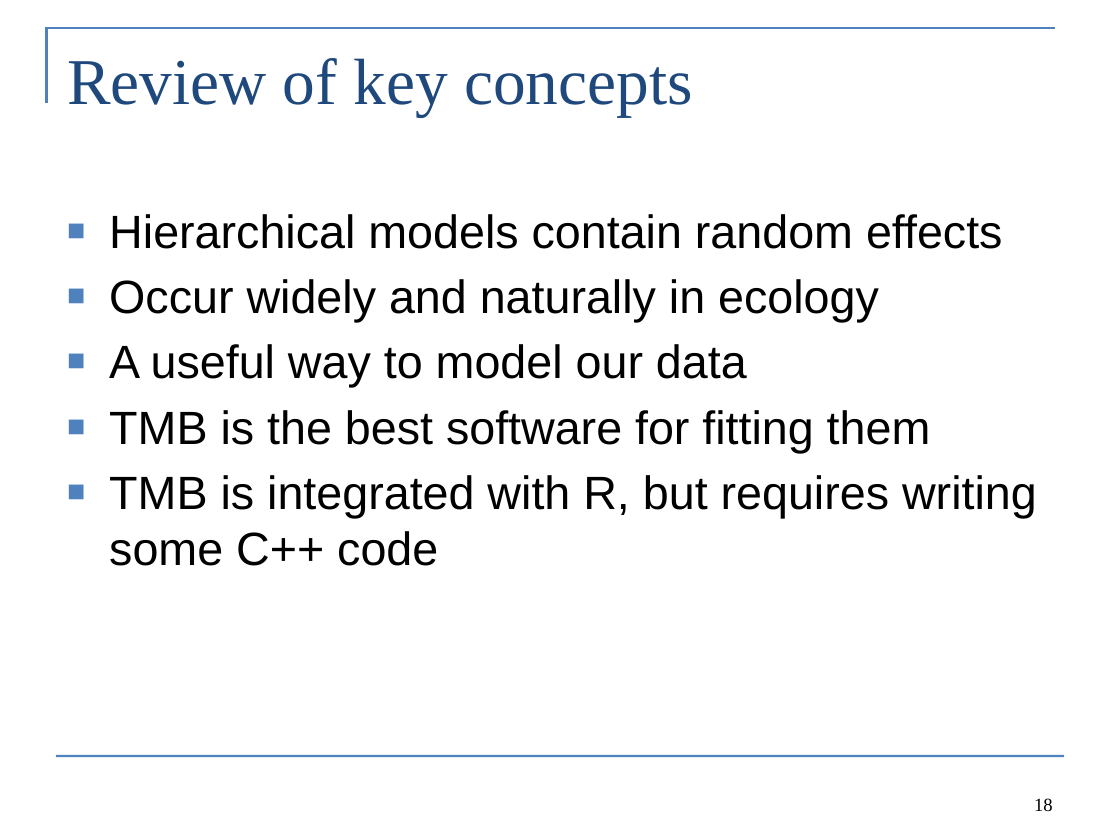
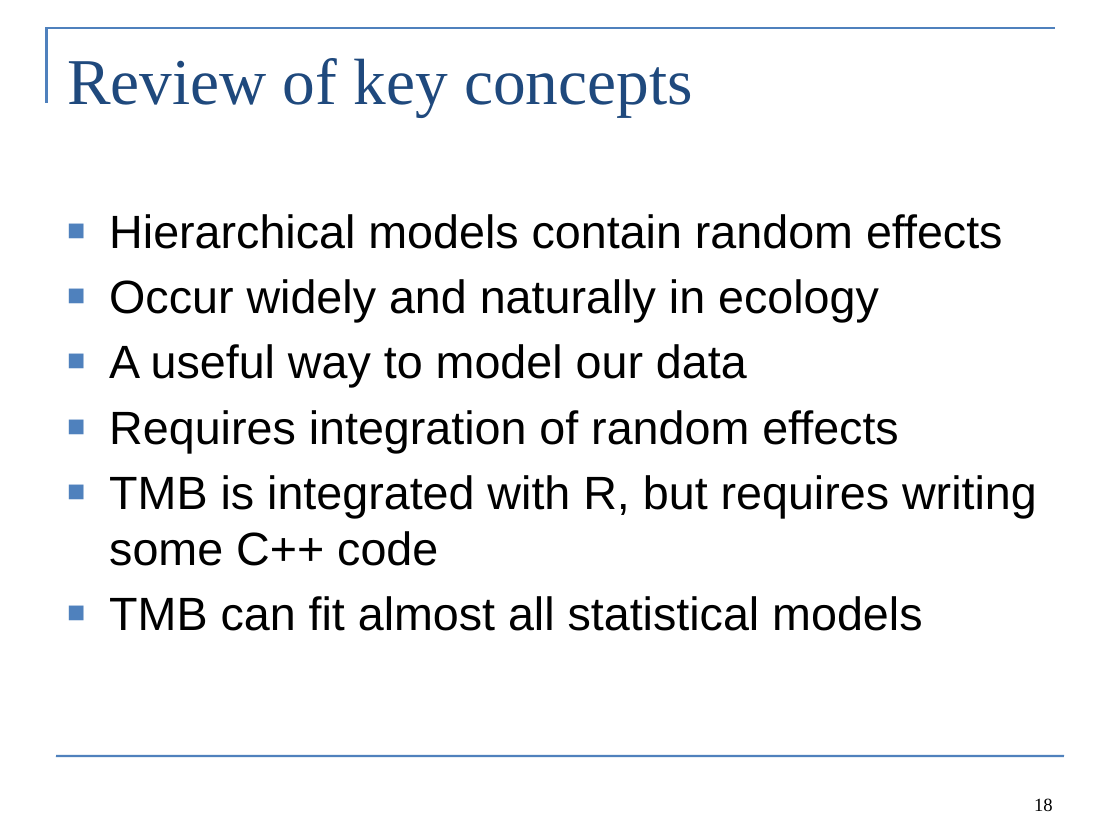
Before and after one commit to colemonnahan/tmb_workshop, a slide deck: slide 18 of day1/lecture1_intro.pptx. Drawn at 1120x840 pixels with LibreOffice and Linux fonts; fonts in the diff are those of the drawing. Boxes give left, top, right and bottom in pixels: in the first picture for what was removed or moved away, otherwise in the second. Text is boxed around its words. In the diff, an @@ line names an element or a change of style, - is before the commit and + after.

```diff
--- a/day1/lecture1_intro.pptx
+++ b/day1/lecture1_intro.pptx
@@ text at [109, 410, 899, 453]: text changed @@
-■ TMB is the best software for fitting them
+■ Requires integration of random effects
@@ text at [109, 596, 922, 631]: paragraph added @@
+■ TMB can fit almost all statistical models
```
Also in this commit, not shown: 2 other slides changed, 12 other files.
